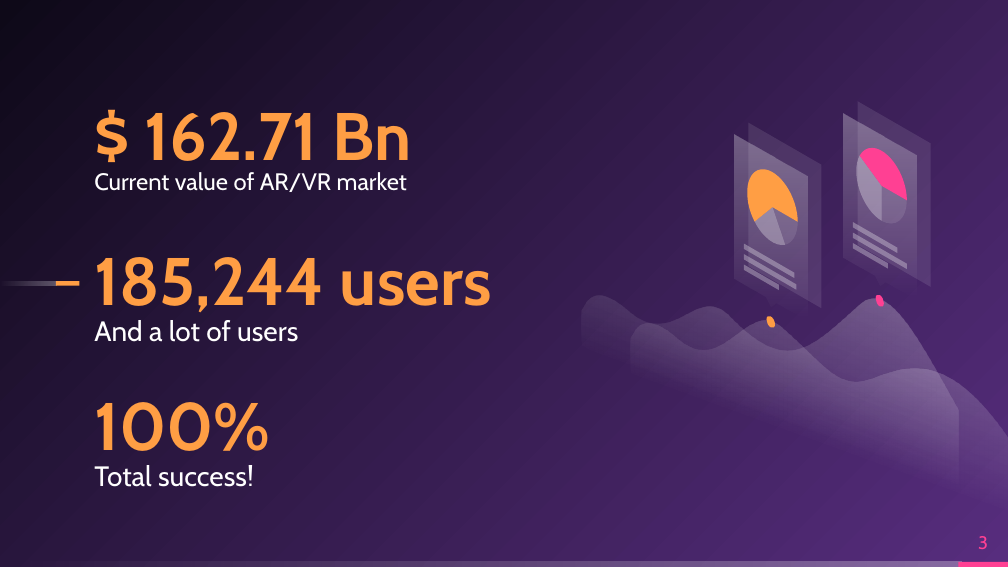
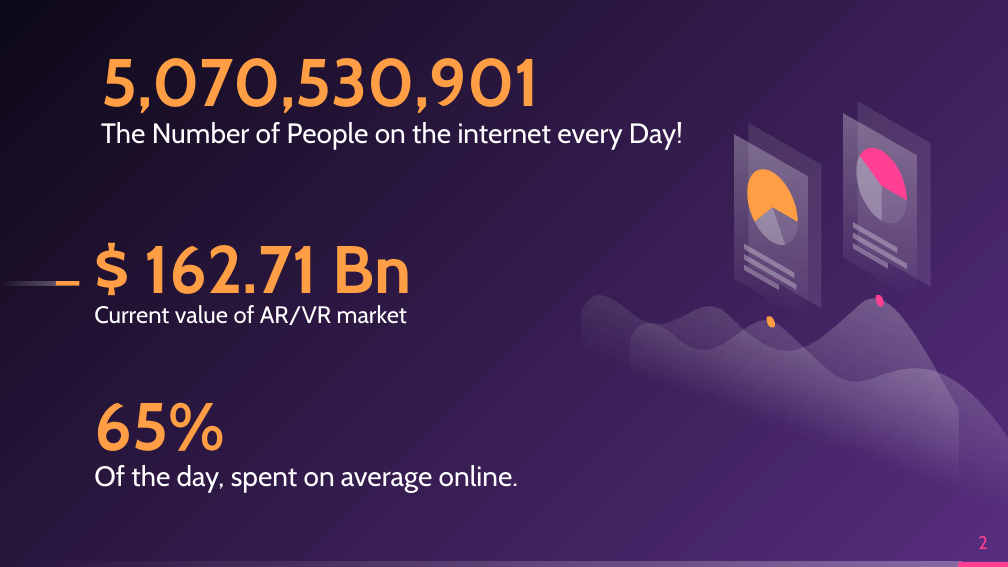
Before and after one commit to sacredvoid/hackUMass22, a slide deck: slide 2 of Meta-Indentity.pptx (slide 3 before the commit). Drawn at 1008x567 pixels with LibreOffice and Linux fonts; fonts in the diff are those of the drawing. Boxes give left, top, right and bottom in pixels: in the first picture for what was removed or moved away, otherwise in the second. Text is boxed around its words. In the diff, an @@ line names an element or a change of style, - is before the commit and + after.

```diff
--- a/Meta-Indentity.pptx
+++ b/Meta-Indentity.pptx
@@ title added at box(101, 58, 539, 114), 48 pt, text #FF9E44, bold @@
+5,070,530,901
@@ subtitle at box(101, 122, 683, 149): text changed @@
-And a lot of users
+The Number of People on the internet every Day!
@@ title "$ 162.71 Bn": place and size @@
-title "$ 162.71 Bn" at box(145, 112, 411, 176)
+title "$ 162.71 Bn" at box(145, 245, 411, 308)
@@ title removed at box(94, 257, 492, 312) @@
-185,244 users
@@ subtitle "Current value of AR/VR market": place and size @@
-subtitle "Current value of AR/VR market" at box(94, 172, 407, 192)
+subtitle "Current value of AR/VR market" at box(94, 305, 407, 325)
@@ title at box(94, 402, 224, 451): text changed @@
-100%
+65%
@@ subtitle at box(94, 465, 518, 493): text changed @@
-Total success!
+Of the day, spent on average online.
@@ page number at box(978, 536, 988, 549): text changed @@
-3
+2
```
Also in this commit, not shown: 1 slide removed.
